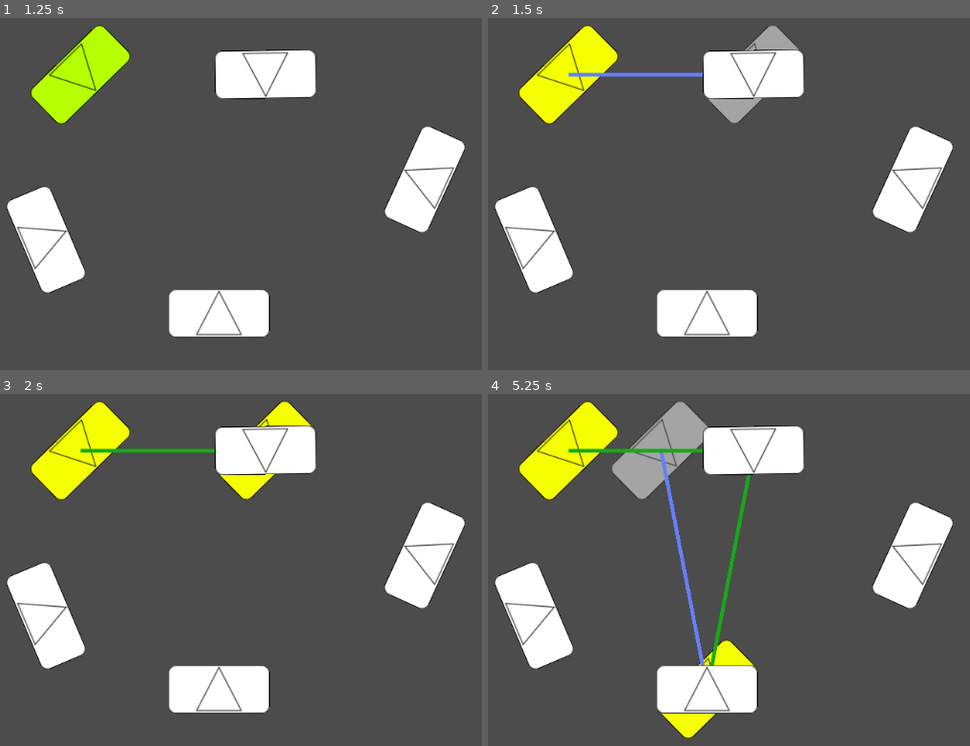
Above: before the commit, frames 1-4 (two rows, left to right).
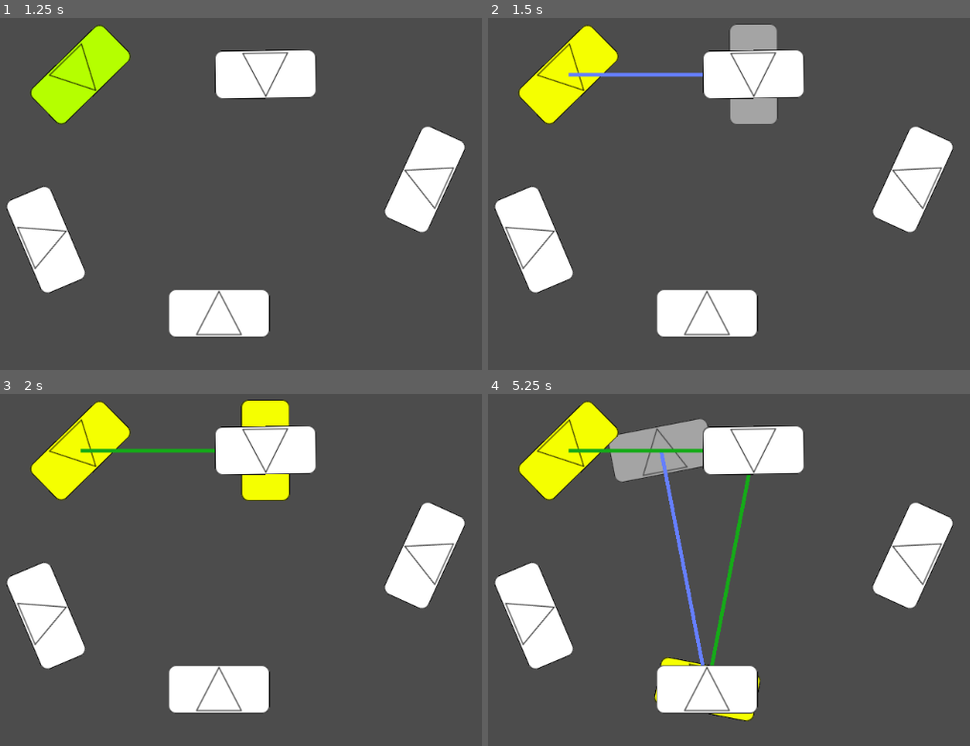
Above: after the commit, the same moments.

Repository: StStep/tatzelwurm-client
Game: Godot game, scene res://World.tscn
The game is run twice, just before and just after one commit, with the same random seed, the same clock (stepped at 60 frames per second) and the same inputs.
Inputs (mouse positions are in pixels of both pictures, inside the frame that each line leads up to):
- Up to frame 1 (1.25 s): tap Enter (ui_accept) at 0.5, 0.77 s; move the mouse to (81, 74) at 0.52 s
- Up to frame 2 (1.5 s): tap Enter (ui_accept) at 1.25 s; move the mouse to (753, 74) at 1.27 s
- Up to frame 3 (2 s): tap Enter (ui_accept) at 1.52 s
- Up to frame 4 (5.25 s): tap Enter (ui_accept) at 2, 2.75, 3.02, 3.5, 3.77, 4.25, 4.52 s; move the mouse to (912, 555) at 2.77 s; move the mouse to (753, 450) at 3.52 s; move the mouse to (704, 689) at 4.27 s; move the mouse to (661, 450) at 5.02 s

Frame 1 is identical in both runs. In frame 2, 1.2% of the frame differs, in the area x 45-65%, y 1-31%; in frame 3, 1.3%; in frame 4, 2.7%, in the area x 25-57%, y 2-99%.
Error in both runs: Attempt to call function 'handle_input' in base 'previously freed instance' on a null instance. (res://GameManager.gd:17)

Commit message:
Added rotation handling

Diff:
--- a/Unit/MoveNode.gd
+++ b/Unit/MoveNode.gd
@@ -40,6 +40,7 @@
 func _set_end(gpos):
 	move = gpos - _get_start()
 	global_position = gpos
+	global_rotation = move.angle() + PI/2
 	update()
 
 func _get_end():
--- a/Unit/MoveNode.tscn
+++ b/Unit/MoveNode.tscn
@@ -38,7 +38,7 @@
 audio_bus_override = false
 audio_bus_name = "Master"
 script = ExtResource( 2 )
-_sections_unfolded = [ "Audio Bus", "Collision", "Pickable" ]
+_sections_unfolded = [ "Audio Bus", "Collision", "Pickable", "Transform", "Z" ]
 
 [node name="Shape" type="CollisionShape2D" parent="Marker"]
 
--- a/Unit/Unit.gd
+++ b/Unit/Unit.gd
@@ -57,9 +57,10 @@
 			else:
 				ghost.hide()
 		STATE.Add_Move_Cont:
-			ghost.global_position = mpos
 			var end = mv_tail.end if mv_tail else global_position
 			move_prev.points = PoolVector2Array([to_local(end), to_local(mpos)])
+			ghost.global_position = mpos
+			ghost.global_rotation = mpos.angle_to_point(end) + PI/2
 		STATE.Adjust_Move_Node:
 			if mv_adj:
 				mv_adj.end = mpos
@@ -181,9 +182,10 @@
 	inst.end = gpos
 	inst.path.modulate = C_PATH_SELECTED
 
-	# Move up ghost marker
+	# Move up end marker
 	end_marker.show()
 	end_marker.global_position = mv_tail.end
+	end_marker.global_rotation = mv_tail.global_rotation
 
 func _rm_last_move_node():
 	mv_adj = null
@@ -195,6 +197,7 @@
 		mv_tail.next = null
 		mv_tail.disable()
 		end_marker.global_position = mv_tail.end
+		end_marker.global_rotation = mv_tail.global_rotation
 	else:
 		_on_mv_reset()
 
